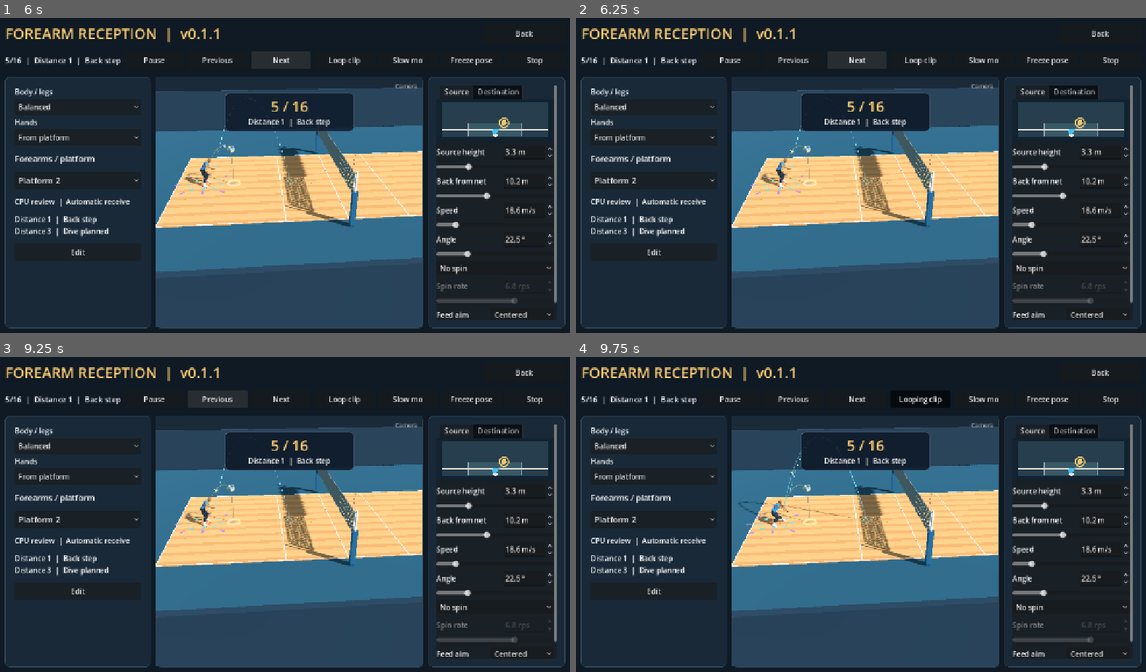
Above: before the commit, frames 1-4 (two rows, left to right).
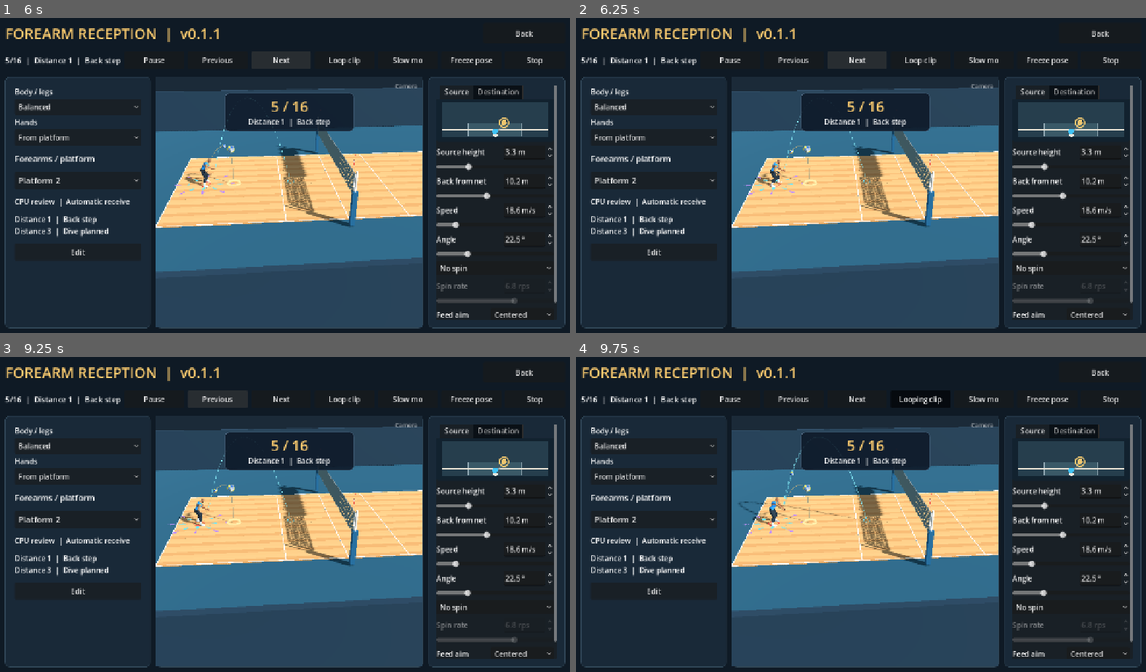
Above: after the commit, the same moments.

Repository: foreandr/volleyball
Game: Godot game, scene res://scenes/animation_editor.tscn
Two runs of this game, one before a commit and one after it. Both use one fixed random seed, a clock stepped at 60 frames per second and the inputs below. This scene is started directly instead of the project's main scene.
Inputs:
- Up to frame 1 (6 s): click "Back" at 0.5 s; click "Back" at 1.25 s; click "Forearm reception" at 2 s; click "Play all" at 2.75 s; click "Next" at 3.5 s; click "Next" at 4.25 s; click "Next" at 5 s; click "Next" at 5.75 s
- Up to frame 2 (6.25 s): no input
- Up to frame 3 (9.25 s): click "Next" at 6.5 s; click "Next" at 7.25 s; click "Previous" at 8 s; click "Previous" at 8.75 s
- Up to frame 4 (9.75 s): click "Loop clip" at 9.5 s

Frame 1 is identical in both runs. In frame 2, 0.4% of the frame differs, in the area x 29-51%, y 31-57%; in frame 3, 0.4%; in frame 4, 0.3%.

Commit message:
Use a short shuffle for the straight-back Distance 1 receive

Diff:
--- a/scripts/preview_player_control.gd
+++ b/scripts/preview_player_control.gd
@@ -195,7 +195,7 @@
 	if receive_elapsed == 0.0: receive_queued = true
 	return true
 
-func play_receive_pose(delta: float, review_offset := Vector3.INF, pose_offset := 0.0) -> void:
+func play_receive_pose(delta: float, review_offset := Vector3.INF, pose_offset := 0.0, planted := false) -> void:
 	var actor: Node3D = page.preview_player
 	var entering := receive_entry_pose.is_empty()
 	if entering:
@@ -217,18 +217,26 @@
 		receive_ready_pose = snapshot_receive_pose()
 	actor.animator.seek(maxf(0.0,page.ball_preview.contact_time+pose_offset),true)
 	actor.animator.pause()
-	step_into_receive(delta,review_offset)
+	if not planted: step_into_receive(delta,review_offset)
 	var struck: bool = ball.recovery.has("spread")
 	var outgoing: Vector3 = ball.recovery.velocity if struck else ball.practice_pass_velocity(ball.practice_platform_center(),0.0)
 	var incoming: Vector3 = ball.incoming
 	if struck: incoming += ball.feed_info.acceleration*float(ball.recovery.time)
 	var power := PassDrive.effort(incoming,outgoing)
 	PassDrive.apply(actor.skeleton,footwork.author,outgoing,power,pose_offset,struck,incoming)
+	if planted:
+		var rig: Skeleton3D = actor.skeleton
+		for name_ in ["pelvis","thigh_l","thigh_r","calf_l","calf_r","foot_l","foot_r","ball_l","ball_r"]:
+			var bone := rig.find_bone(name_)
+			if bone < 0: continue
+			rig.set_bone_pose_position(bone,receive_ready_pose[bone].origin)
+			rig.set_bone_pose_rotation(bone,receive_ready_pose[bone].basis.get_rotation_quaternion())
 	if receive_entry_elapsed < 0.10:
 		receive_entry_elapsed += delta
 		blend_pose_from(receive_entry_pose,smoothstep(0.0,0.10,receive_entry_elapsed))
-		if not reach_step.is_zero_approx() or reach_height != 0.0:
+		if not planted and (not reach_step.is_zero_approx() or reach_height != 0.0):
 			ball.update_practice_platform()
+	if planted: ball.update_practice_platform()
 
 func snapshot_receive_pose() -> Array[Transform3D]:
 	var rig: Skeleton3D = page.preview_player.skeleton
--- a/scripts/reception_review.gd
+++ b/scripts/reception_review.gd
@@ -19,6 +19,7 @@
 	[2,"Left lunge",Vector3(0.85,0,0),Vector3(0,-7,-3)],
 	[2,"Forward-left reach",Vector3(0.59,0,0.59),Vector3(0,-5,-3)],
 ]
+const SHORT_BACK := 4
 const RIGHT_LUNGE := 10
 const BACK_RIGHT_LUNGE := 11
 const BACK_LUNGE := 12
@@ -238,16 +239,20 @@
 	var elapsed: float = page.preview_clock-ball.contact_time
 	update_title_card(elapsed)
 	var rear_side_lunge := index in [BACK_RIGHT_LUNGE,BACK_LEFT_LUNGE]
-	if rear_side_lunge and elapsed >= -0.66 and elapsed < -0.25:
+	var short_back := index == SHORT_BACK
+	var receive_start := -0.12 if short_back else -0.25
+	if short_back and elapsed >= -0.50 and elapsed < receive_start:
+		page.player_controls.step_back_for_lunge(READY_POSITION,Vector3.BACK,delta,0.48)
+	elif rear_side_lunge and elapsed >= -0.66 and elapsed < -0.25:
 		page.player_controls.step_back_for_lunge(READY_POSITION,Vector3.BACK,delta,0.64)
 	elif index == BACK_LUNGE and elapsed >= -0.49 and elapsed < -0.25:
 		page.player_controls.step_back_for_lunge(READY_POSITION,Vector3.BACK,delta,0.28)
-	elif elapsed >= -0.25 and elapsed < 0.28:
+	elif elapsed >= receive_start and elapsed < 0.28:
 		var pose_offset := minf(0.0,elapsed+0.15)*1.4+maxf(0.0,elapsed)*1.4
 		var animation_offset := offset
 		if rear_side_lunge:
 			animation_offset = CASES[RIGHT_LUNGE if index == BACK_RIGHT_LUNGE else LEFT_LUNGE][2]
-		page.player_controls.play_receive_pose(delta,animation_offset,pose_offset)
+		page.player_controls.play_receive_pose(delta,animation_offset,pose_offset,short_back)
 		if elapsed >= -0.03:
 			ball.try_practice_pass(previous,page.preview_clock,0.16)
 	elif elapsed >= 0.28 and not released:
--- a/scripts/story_animations.gd
+++ b/scripts/story_animations.gd
@@ -417,23 +417,24 @@
 	cpu_reach_offset = Vector3.INF
 
 func step_cpu_receive(previous: float, delta: float) -> void:
+	var arrows = preview_player.get_node("DirectionArrows")
+	var short_back: bool = arrows.selected_distance == 1 and arrows.selected == 5
 	if not is_finite(cpu_receive_clock):
-		var arrows = preview_player.get_node("DirectionArrows")
 		if arrows.selected != 0:
 			var direction: int = player_controls.receive_animation_direction()
 			var deep_rear: bool = arrows.selected_distance == 2 and direction in [4,5,6]
 			var short_straight: bool = arrows.selected_distance == 1 and direction in [1,5]
-			var windup_time := 0.26 if deep_rear else (0.22 if short_straight else 0.18)
+			var windup_time := 0.12 if short_back else (0.26 if deep_rear else (0.22 if short_straight else 0.18))
 			var straight_back: bool = arrows.selected_distance == 2 and direction == 5
-			var setup_step: bool = direction != arrows.selected or straight_back
+			var setup_step: bool = direction != arrows.selected or straight_back or short_back
 			var until_contact: float = ball_preview.contact_time-preview_clock
 			if not ball_preview.incoming_net.is_empty(): return
-			var setup_time := 0.34 if direction == 7 else 0.24
+			var setup_time := 0.38 if short_back else (0.34 if direction == 7 else 0.24)
 			if setup_step and until_contact <= windup_time+setup_time and until_contact > windup_time:
 				if not cpu_start.is_finite():
 					cpu_start = preview_player.position
 					cpu_start_yaw = preview_player.rotation.y
-				var setup_distance := 0.28 if straight_back else (0.55 if direction == 7 else 0.42)
+				var setup_distance := 0.48 if short_back else (0.28 if straight_back else (0.55 if direction == 7 else 0.42))
 				player_controls.step_back_for_lunge(cpu_start,arrows.global_basis.z,delta,setup_distance)
 				return
 			if until_contact > windup_time: return
@@ -459,7 +460,7 @@
 		after_touch = maxf(0.0,preview_clock-ball_preview.contact_time-float(ball_preview.recovery.time))
 	if elapsed <= 0.44 and after_touch < 0.18 and not ball_preview.recovery.has("body_touch"):
 		var windup := 0.14*(1.0-smoothstep(0.0,0.085,elapsed))
-		player_controls.play_receive_pose(delta,cpu_reach_offset,-windup+after_touch*1.4)
+		player_controls.play_receive_pose(delta,cpu_reach_offset,-windup+after_touch*1.4,short_back)
 		if ball_preview.try_practice_pass(previous,preview_clock,0.16):
 			drill_status.text = "CPU pass  |  F1 to take control"
 	else:
